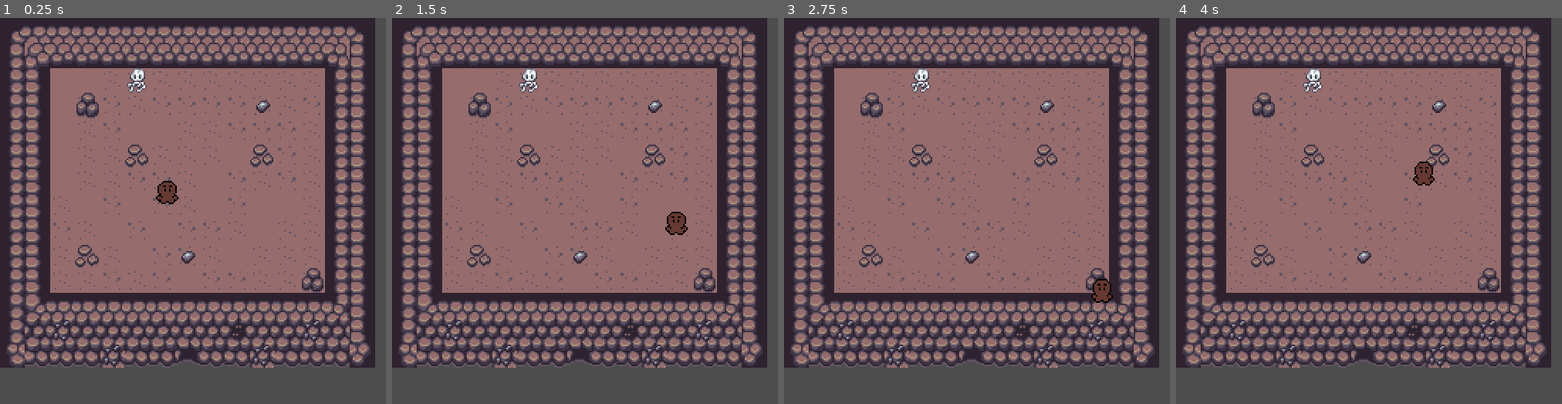
Above: before the commit, frames 1-4 (left to right).
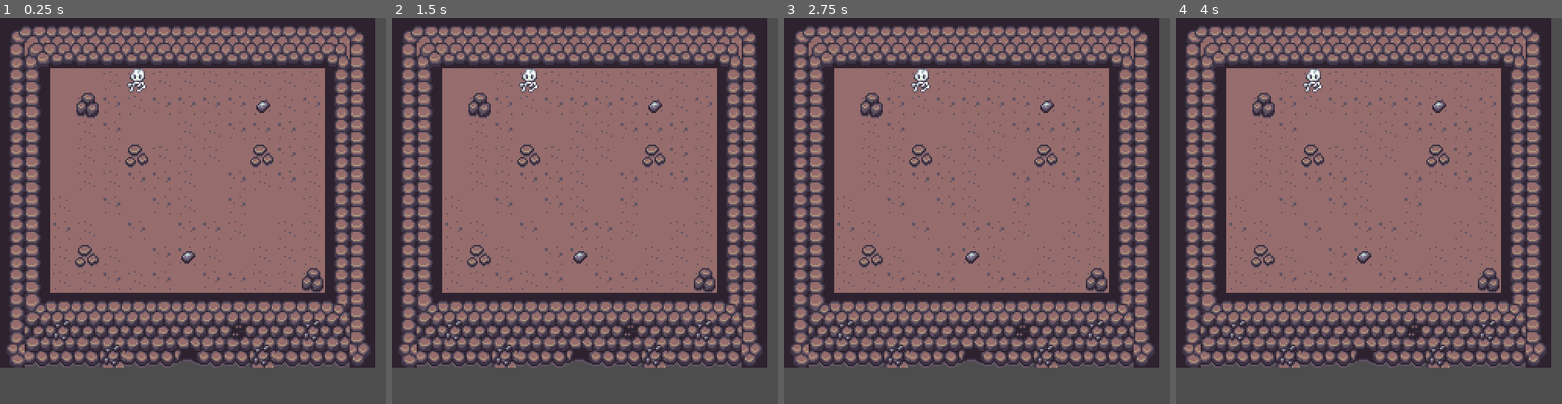
Above: after the commit, the same moments.

Repository: Atlls/project_locroto
Game: Godot game, scene res://scene/mundo.tscn
Two runs of this game, one before a commit and one after it. Both use one fixed random seed, a clock stepped at 60 frames per second and the inputs below.
Inputs:
- Up to frame 1 (0.25 s): no input
- Up to frame 2 (1.5 s): tap Enter at 0.5 s; hold Right (move_right) 0.53-1.28 s; hold Down (move_down) from 1.28 s (still down)
- Up to frame 3 (2.75 s): release Down (move_down) at 2.03 s; hold Right (move_right) from 2.03 s (still down)
- Up to frame 4 (4 s): tap Space at 2.75 s; release Right (move_right) at 2.78 s; hold Up (move_up) 2.78-3.53 s; hold Left (move_left) from 3.53 s (still down)

The runs differ from the first frame. In frame 1, 0.3% of the frame differs, in the area x 40-47%, y 42-49%; in frame 2, 0.3%, in the area x 70-77%, y 50-57%; in frame 3, 0.3%; in frame 4, 0.3%.

Commit message:
add: vartolo animation fix
TODO: make vartolo can be playble again!

Diff:
--- a/scene/mundo.tscn
+++ b/scene/mundo.tscn
@@ -1,16 +1,17 @@
 [gd_scene load_steps=4 format=4 uid="uid://bs8fwvwk8vhin"]
 
-[ext_resource type="TileSet" uid="uid://ggmec1x6xth" path="res://assets/tileset/solaria_tilemap.tres" id="2_8j656"]
+[ext_resource type="TileSet" uid="uid://cfd4ryo0jpcm0" path="res://assets/tileset/solaria_tilemap.tres" id="2_8j656"]
 [ext_resource type="PackedScene" uid="uid://cn3h62o4vgiqj" path="res://scene/player.tscn" id="3_duvnl"]
 [ext_resource type="Script" path="res://scripts/destructible_layer.gd" id="3_nabk1"]
 
 [node name="Mundo" type="Node2D"]
 y_sort_enabled = true
-position = Vector2(-13, 16)
+position = Vector2(104, 113)
 
 [node name="Vartolo" parent="." instance=ExtResource("3_duvnl")]
-z_index = 5
-position = Vector2(120, 97)
+z_index = 10
+position = Vector2(3, -14)
+collision_layer = 0
 
 [node name="Map" type="Node" parent="."]
 
--- a/scene/player.tscn
+++ b/scene/player.tscn
@@ -1,60 +1,8 @@
-[gd_scene load_steps=28 format=3 uid="uid://cn3h62o4vgiqj"]
+[gd_scene load_steps=22 format=3 uid="uid://cn3h62o4vgiqj"]
 
 [ext_resource type="Script" path="res://scripts/person_controler.gd" id="1_or8e5"]
-[ext_resource type="Texture2D" uid="uid://mfopvbhge6af" path="res://assets/sprites/vartolo_ss2.png" id="2_uf7cq"]
+[ext_resource type="Texture2D" path="res://assets/sprite_sheet/vartolo_ss2.png" id="2_uf7cq"]
 [ext_resource type="Script" path="res://drill.gd" id="3_7u42c"]
-
-[sub_resource type="Animation" id="Animation_bm5kp"]
-length = 0.001
-tracks/0/type = "value"
-tracks/0/imported = false
-tracks/0/enabled = true
-tracks/0/path = NodePath("AnimatedSprite2D:animation")
-tracks/0/interp = 1
-tracks/0/loop_wrap = true
-tracks/0/keys = {
-"times": PackedFloat32Array(0),
-"transitions": PackedFloat32Array(1),
-"update": 1,
-"values": [&"idle"]
-}
-
-[sub_resource type="Animation" id="Animation_rj21g"]
-resource_name = "idle"
-tracks/0/type = "value"
-tracks/0/imported = false
-tracks/0/enabled = true
-tracks/0/path = NodePath("AnimatedSprite2D:animation")
-tracks/0/interp = 1
-tracks/0/loop_wrap = true
-tracks/0/keys = {
-"times": PackedFloat32Array(0),
-"transitions": PackedFloat32Array(1),
-"update": 1,
-"values": [&"idle"]
-}
-tracks/1/type = "value"
-tracks/1/imported = false
-tracks/1/enabled = true
-tracks/1/path = NodePath("AnimatedSprite2D:frame")
-tracks/1/interp = 1
-tracks/1/loop_wrap = true
-tracks/1/keys = {
-"times": PackedFloat32Array(0),
-"transitions": PackedFloat32Array(1),
-"update": 1,
-"values": [0]
-}
-
-[sub_resource type="Animation" id="Animation_8wgpx"]
-resource_name = "run_up"
-
-[sub_resource type="AnimationLibrary" id="AnimationLibrary_k0l8w"]
-_data = {
-"RESET": SubResource("Animation_bm5kp"),
-"idle": SubResource("Animation_rj21g"),
-"run_up": SubResource("Animation_8wgpx")
-}
 
 [sub_resource type="AnimationNodeAnimation" id="AnimationNodeAnimation_gi807"]
 animation = &"idle"
@@ -89,88 +37,135 @@
 [sub_resource type="AnimationNodeStateMachineTransition" id="AnimationNodeStateMachineTransition_4hw8w"]
 advance_mode = 2
 
-[sub_resource type="AnimationNodeStateMachineTransition" id="AnimationNodeStateMachineTransition_ptrrf"]
-advance_mode = 2
-
 [sub_resource type="AnimationNodeStateMachine" id="AnimationNodeStateMachine_2vx4o"]
 states/Start/position = Vector2(374, 100)
 states/idle/node = SubResource("AnimationNodeAnimation_gi807")
 states/idle/position = Vector2(529, 100)
 states/run/node = SubResource("AnimationNodeBlendSpace2D_61u5y")
 states/run/position = Vector2(683, 100)
-transitions = ["idle", "run", SubResource("AnimationNodeStat …(134 unchanged characters)… mationNodeStateMachineTransition_4hw8w"), "run", "End", SubResource("AnimationNodeStateMachineTransition_ptrrf")]
+transitions = ["idle", "run", SubResource("AnimationNodeStat …(134 unchanged characters)… mationNodeStateMachineTransition_4hw8w")]
 
-[sub_resource type="AtlasTexture" id="AtlasTexture_h5rf3"]
-atlas = ExtResource("2_uf7cq")
-region = Rect2(0, 0, 16, 16)
+[sub_resource type="Animation" id="Animation_i1sku"]
+length = 0.001
+tracks/0/type = "value"
+tracks/0/imported = false
+tracks/0/enabled = true
+tracks/0/path = NodePath("Sprite2D:frame")
+tracks/0/interp = 1
+tracks/0/loop_wrap = true
+tracks/0/keys = {
+"times": PackedFloat32Array(0),
+"transitions": PackedFloat32Array(1),
+"update": 1,
+"values": [0]
+}
 
-[sub_resource type="AtlasTexture" id="AtlasTexture_jkf5q"]
-atlas = ExtResource("2_uf7cq")
-region = Rect2(16, 0, 16, 16)
+[sub_resource type="Animation" id="Animation_n33w6"]
+resource_name = "idle"
+length = 0.25
+loop_mode = 1
+tracks/0/type = "value"
+tracks/0/imported = false
+tracks/0/enabled = true
+tracks/0/path = NodePath("Sprite2D:frame")
+tracks/0/interp = 1
+tracks/0/loop_wrap = true
+tracks/0/keys = {
+"times": PackedFloat32Array(0.0894987),
+"transitions": PackedFloat32Array(1),
+"update": 1,
+"values": [0]
+}
 
-[sub_resource type="AtlasTexture" id="AtlasTexture_ofp18"]
-atlas = ExtResource("2_uf7cq")
-region = Rect2(32, 0, 16, 16)
+[sub_resource type="Animation" id="Animation_84r7k"]
+resource_name = "run_down"
+length = 0.25
+loop_mode = 1
+tracks/0/type = "value"
+tracks/0/imported = false
+tracks/0/enabled = true
+tracks/0/path = NodePath("Sprite2D:frame")
+tracks/0/interp = 1
+tracks/0/loop_wrap = true
+tracks/0/keys = {
+"times": PackedFloat32Array(0, 0.133333),
+"transitions": PackedFloat32Array(1, 1),
+"update": 1,
+"values": [1, 2]
+}
 
-[sub_resource type="AtlasTexture" id="AtlasTexture_itwee"]
-atlas = ExtResource("2_uf7cq")
-region = Rect2(48, 0, 16, 16)
+[sub_resource type="Animation" id="Animation_drveb"]
+resource_name = "run_left"
+length = 0.25
+loop_mode = 1
+tracks/0/type = "value"
+tracks/0/imported = false
+tracks/0/enabled = true
+tracks/0/path = NodePath("Sprite2D:frame")
+tracks/0/interp = 1
+tracks/0/loop_wrap = true
+tracks/0/keys = {
+"times": PackedFloat32Array(0, 0.133333),
+"transitions": PackedFloat32Array(1, 1),
+"update": 1,
+"values": [4, 3]
+}
 
-[sub_resource type="AtlasTexture" id="AtlasTexture_43wej"]
-atlas = ExtResource("2_uf7cq")
-region = Rect2(64, 0, 16, 16)
+[sub_resource type="Animation" id="Animation_6awjq"]
+resource_name = "run_right"
+length = 0.25
+loop_mode = 1
+tracks/0/type = "value"
+tracks/0/imported = false
+tracks/0/enabled = true
+tracks/0/path = NodePath("Sprite2D:frame")
+tracks/0/interp = 1
+tracks/0/loop_wrap = true
+tracks/0/keys = {
+"times": PackedFloat32Array(0, 0.133333),
+"transitions": PackedFloat32Array(1, 1),
+"update": 1,
+"values": [3, 4]
+}
+tracks/1/type = "value"
+tracks/1/imported = false
+tracks/1/enabled = true
+tracks/1/path = NodePath("Sprite2D:flip_h")
+tracks/1/interp = 1
+tracks/1/loop_wrap = true
+tracks/1/keys = {
+"times": PackedFloat32Array(0.141891),
+"transitions": PackedFloat32Array(1),
+"update": 1,
+"values": [true]
+}
 
-[sub_resource type="AtlasTexture" id="AtlasTexture_mvyvw"]
-atlas = ExtResource("2_uf7cq")
-region = Rect2(80, 0, 16, 16)
+[sub_resource type="Animation" id="Animation_dugs7"]
+resource_name = "run_up"
+length = 0.25
+loop_mode = 1
+tracks/0/type = "value"
+tracks/0/imported = false
+tracks/0/enabled = true
+tracks/0/path = NodePath("Sprite2D:frame")
+tracks/0/interp = 1
+tracks/0/loop_wrap = true
+tracks/0/keys = {
+"times": PackedFloat32Array(0, 0.133333),
+"transitions": PackedFloat32Array(1, 1),
+"update": 1,
+"values": [5, 6]
+}
 
-[sub_resource type="AtlasTexture" id="AtlasTexture_jcxaf"]
-atlas = ExtResource("2_uf7cq")
-region = Rect2(96, 0, 16, 16)
-
-[sub_resource type="SpriteFrames" id="SpriteFrames_hta1j"]
-animations = [{
-"frames": [{
-"duration": 1.0,
-"texture": SubResource("AtlasTexture_h5rf3")
-}],
-"loop": true,
-"name": &"idle",
-"speed": 5.0
-}, {
-"frames": [{
-"duration": 1.0,
-"texture": SubResource("AtlasTexture_jkf5q")
-}, {
-"duration": 1.0,
-"texture": SubResource("AtlasTexture_ofp18")
-}],
-"loop": true,
-"name": &"run_down",
-"speed": 5.0
-}, {
-"frames": [{
-"duration": 1.0,
-"texture": SubResource("AtlasTexture_itwee")
-}, {
-"duration": 1.0,
-"texture": SubResource("AtlasTexture_43wej")
-}],
-"loop": true,
-"name": &"run_left",
-"speed": 5.0
-}, {
-"frames": [{
-"duration": 1.0,
-"texture": SubResource("AtlasTexture_mvyvw")
-}, {
-"duration": 1.0,
-"texture": SubResource("AtlasTexture_jcxaf")
-}],
-"loop": true,
-"name": &"run_up",
-"speed": 5.0
-}]
+[sub_resource type="AnimationLibrary" id="AnimationLibrary_2e5wn"]
+_data = {
+"RESET": SubResource("Animation_i1sku"),
+"idle": SubResource("Animation_n33w6"),
+"run_down": SubResource("Animation_84r7k"),
+"run_left": SubResource("Animation_drveb"),
+"run_right": SubResource("Animation_6awjq"),
+"run_up": SubResource("Animation_dugs7")
+}
 
 [sub_resource type="RectangleShape2D" id="RectangleShape2D_58i6p"]
 size = Vector2(8.5, 5.75)
@@ -180,19 +175,18 @@
 script = ExtResource("1_or8e5")
 
 [node name="AnimationTree" type="AnimationTree" parent="."]
-libraries = {
-"": SubResource("AnimationLibrary_k0l8w")
-}
 tree_root = SubResource("AnimationNodeStateMachine_2vx4o")
-parameters/run/blend_position = Vector2(-0.00814331, -0.0707965)
+anim_player = NodePath("../AnimationPlayer")
+parameters/run/blend_position = Vector2(0.054054, 0.170213)
 
 [node name="AnimationPlayer" type="AnimationPlayer" parent="."]
+libraries = {
+"": SubResource("AnimationLibrary_2e5wn")
+}
 
-[node name="AnimatedSprite2D" type="AnimatedSprite2D" parent="."]
-position = Vector2(0, -2)
-sprite_frames = SubResource("SpriteFrames_hta1j")
-animation = &"idle"
-flip_h = true
+[node name="Sprite2D" type="Sprite2D" parent="."]
+texture = ExtResource("2_uf7cq")
+hframes = 7
 
 [node name="CollisionShape2D" type="CollisionShape2D" parent="."]
 position = Vector2(0, 3)
Not shown: 1 places in assets/tileset/solaria_tilemap.tres that only renumber resources
